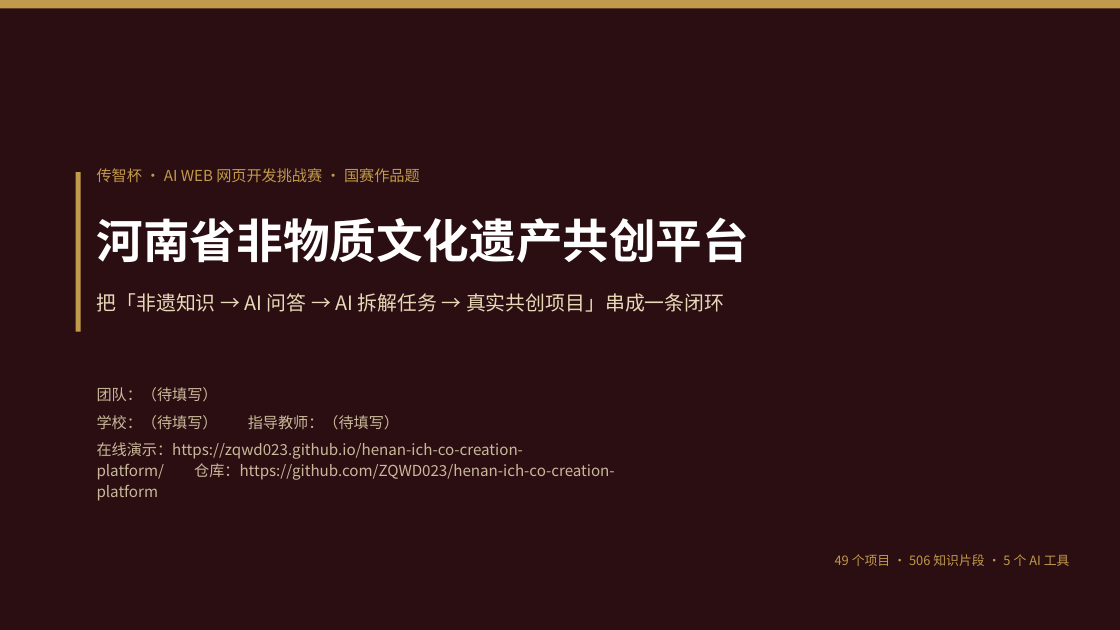
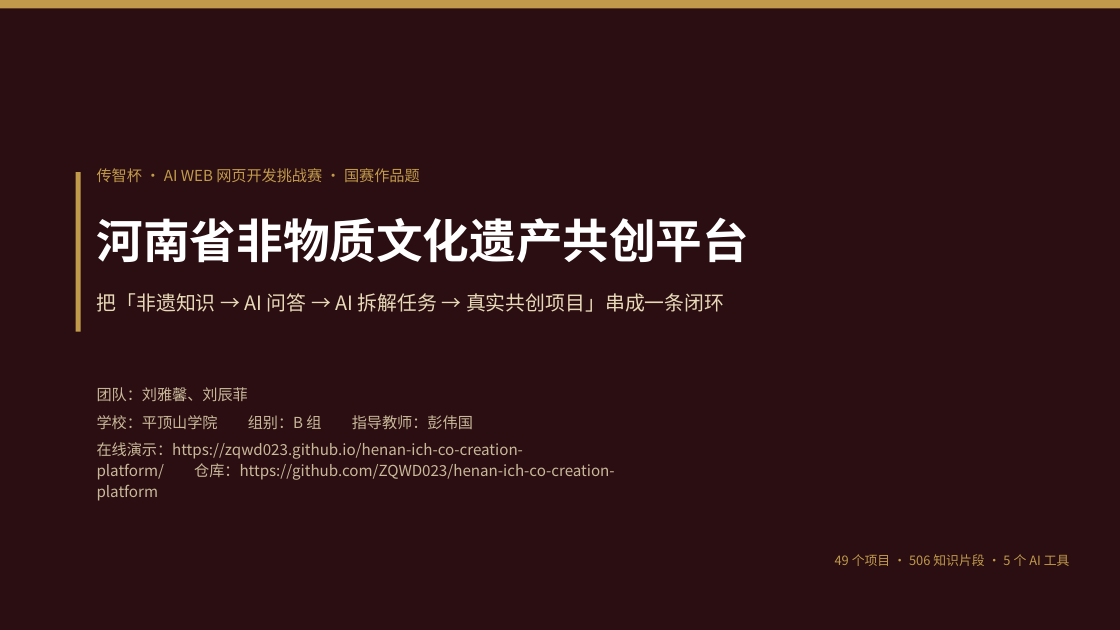
Before and after one commit to ZQWD023/henan-ich-co-creation-platform, a slide deck: slide 1 of docs/ppt/非遗共创平台-国赛答辩.pptx. Drawn at 1120x630 pixels with LibreOffice and Linux fonts; fonts in the diff are those of the drawing. Boxes give left, top, right and bottom in pixels: in the first picture for what was removed or moved away, otherwise in the second. Text is boxed around its words. In the diff, an @@ line names an element or a change of style, - is before the commit and + after.

Commit message:
docs: 填入团队信息（平顶山学院 / B 组 / 刘雅馨、刘辰菲 / 彭伟国），重出 PDF 与 PPT

```diff
--- a/docs/ppt/非遗共创平台-国赛答辩.pptx
+++ b/docs/ppt/非遗共创平台-国赛答辩.pptx
@@ text at (97,387,473,429): text changed @@
-团队：（待填写）
-学校：（待填写） 指导教师：（待填写）
+团队：刘雅馨、刘辰菲
+学校：平顶山学院 组别：B 组 指导教师：彭伟国
```
Also in this commit, not shown: 6 other files.
